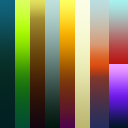
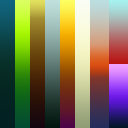
Layers edited between the first and the second (128, 128) image:
showed "Gradient Fill 2 copy 2" over (75, 0, 90, 128)
painted on "sand" over (75, 0, 90, 128)
painted on "background" over (75, 0, 90, 128)
